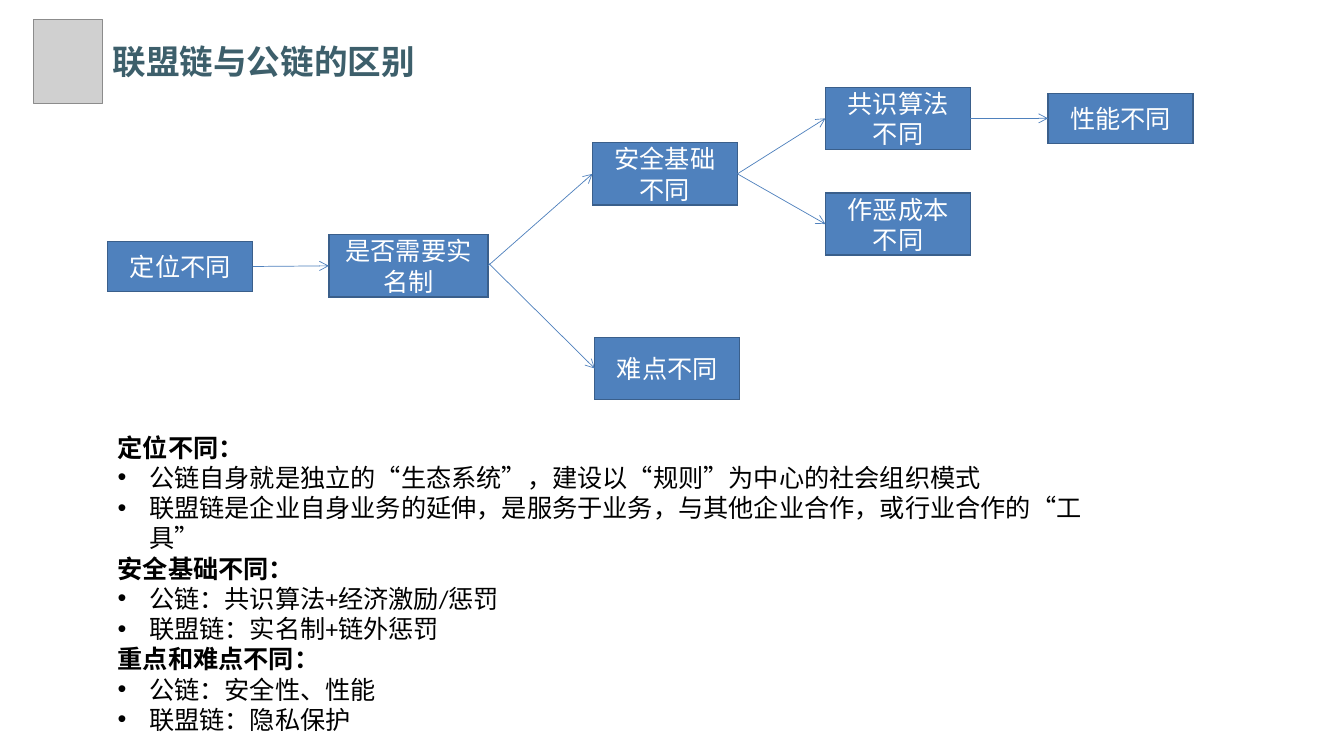
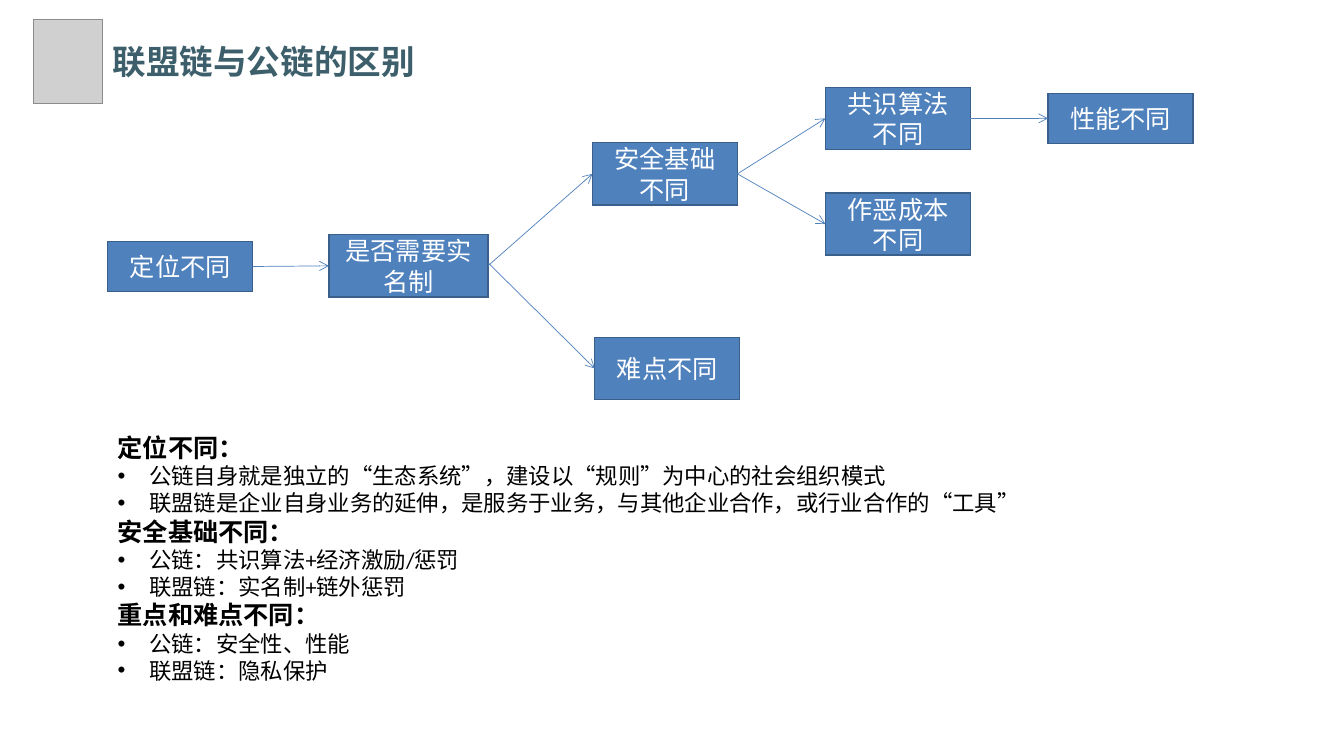
Before and after one commit to maodaishan/eos_doc, a slide deck: slide 20 of 其他ppt等/区块链介绍及个人项目介绍.pptx (slide 18 before the commit). Drawn at 1344x756 pixels with LibreOffice and Linux fonts; fonts in the diff are those of the drawing; grey boxes stand for pictures; background and template pictures are left out. Boxes give left, top, right and bottom in pixels: in the first picture for what was removed or moved away, otherwise in the second. Text is boxed around its words. In the diff, an @@ line names an element or a change of style, - is before the commit and + after.

```diff
--- a/其他ppt等/区块链介绍及个人项目介绍.pptx
+++ b/其他ppt等/区块链介绍及个人项目介绍.pptx
@@ text at [149,465,1019,681]: size 18 to 16 pt in "公链自身就是独立的“生态系统”，建设以“规则”为中心的社会组织模式", "联盟链是企业自身业务的延伸，是服务于业务，与其他企业合作，或行业合作的“工具”", "公链：共识算法+经济激励/惩罚", "联盟链：实名制+链外惩罚" and 2 more places @@
```
Also in this commit, not shown: 2 other slides changed, 2 slides added, 1 slide removed, 1 other file.
